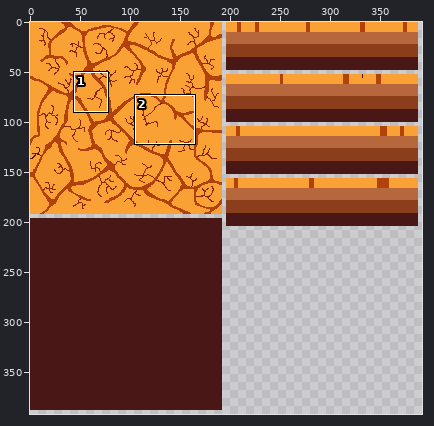
Sprite sheet, stored at Platform3.png. Above: a wide view before the commit, with the close-up outlined.
Close-up. Old version:
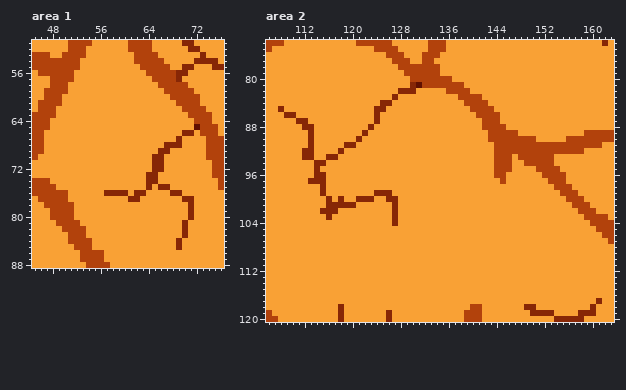
The file is 512x512 pixels. Shown: area 1: x 45..76, y 51..88; area 2: x 106..163, y 74..120. The wide view leaves out empty margins.
The result:
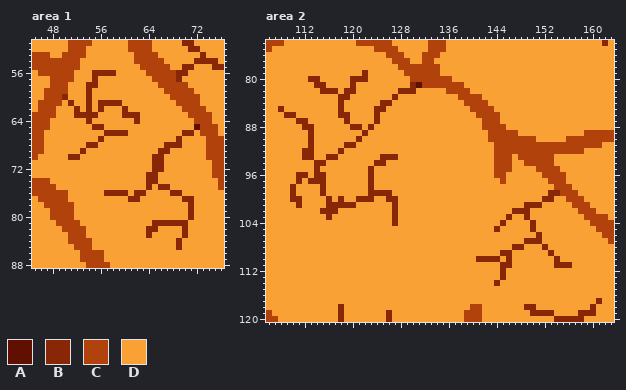
Palette (. is transparent): A #601001  B #872706  C #b2420c  D #f9a135
Change:
--- area 1
@@ x 48..64 @@
 55 CCCCCDDDDDDDDDDCC
-56 CCCCDDDDDDDDDDDDC
-57 CCCCDDDDDDDDDDDDD
-58 CCCDDDDDDDDDDDDDD
-59 CCCDDDDDDDDDDDDDD
-60 CCDDDDDDDDDDDDDDD
-61 CCDDDDDDDDDDDDDDD
-62 CDDDDDDDDDDDDDDDD
-63 CDDDDDDDDDDDDDDDD
-64 DDDDDDDDDDDDDDDDD
-65 DDDDDDDDDDDDDDDDD
-66 DDDDDDDDDDDDDDDDD
-67 DDDDDDDDDDDDDDDDD
-68 DDDDDDDDDDDDDDDDD
-69 DDDDDDDDDDDDDDDDD
-70 DDDDDDDDDDDDDDDDD
+56 CCCCDDDBBBBDDDDDC
+57 CCCCDDDBDDDDDDDDD
+58 CCCDDDBBDDDDDDDDD
+59 CCCDDDBDDDDDDDDDD
+60 CCBDDDBDDDDDDDDDD
+61 CCDBDDBDBBBBDDDDD
+62 CDDDBDBDBDDDBDDDD
+63 CDDDBBBBDDDDBBBDD
+64 DDDDDDBDDDDDDDBDD
+65 DDDDDDDBBDDDDDDDD
+66 DDDDDDDDDBBBBDDDD
+67 DDDDDDDDBDDDDDDDD
+68 DDDDDDBBDDDDDDDDD
+69 DDDDDBDDDDDDDDDDD
+70 DDDBBDDDDDDDDDDDD
 71 DDDDDDDDDDDDDDDDD
@@ x 62..71 @@
 80 DDDDDDDDDB
-81 DDDDDDDDBD
-82 DDDDDDDDBD
-83 DDDDDDDDBD
+81 DDDBBBBBBD
+82 DDBBDDDDBD
+83 DDBDDDDDBD
 84 DDDDDDDBDD
--- area 2
@@ x 111..124 @@
  78 DDDDDDDDDDDDDD
- 79 DDDDDDDDDDDDDD
- 80 DDDDDDDDDDDDDD
- 81 DDDDDDDDDDDDDD
- 82 DDDDDDDDDDDDDD
- 83 DDDDDDDDDDDDDD
- 84 DDDDDDDDDDDDDD
- 85 DDDDDDDDDDDDDB
- 86 DDDDDDDDDDDDDB
- 87 BBDDDDDDDDDDDB
- 88 DBBDDDDDDDDDBD
+ 79 DDDDDDDDDDDBDD
+ 80 DDBBDDDDDBBBDD
+ 81 DDDBBDDDDBDDDD
+ 82 DDDDBBBDBBDDDD
+ 83 DDDDDDDBBDDDDD
+ 84 DDDDDDDBDDDDDD
+ 85 DDDDDDDBDDDDDB
+ 86 DDDDDDDBBDDDDB
+ 87 BBDDDDDDBDDDDB
+ 88 DBBDDDDDDBBDBD
  89 DDBDDDDDDDDBDD
@@ x 106..163 @@
  92 DDDDDDBBDDDDBDDDDDDDDDDDDDDDDDDDDDDDDDCCCCCCCCCCCCCCCDDDDD
- 93 DDDDDDBBDDBBDDDDDDDDDDDDDDDDDDDDDDDDDDCCCDCCCCCCDDDDDDDDDD
- 94 DDDDDDDDBBDDDDDDDDDDDDDDDDDDDDDDDDDDDDCCCDDCCCCCDDDDDDDDDD
- 95 DDDDDDDDBDDDDDDDDDDDDDDDDDDDDDDDDDDDDDCCCDDDDCCCCDDDDDDDDD
- 96 DDDDDDDDBBDDDDDDDDDDDDDDDDDDDDDDDDDDDDCCDDDDDDCCCCDDDDDDDD
- 97 DDDDDDDBBBDDDDDDDDDDDDDDDDDDDDDDDDDDDDDCDDDDDDDCCCDDDDDDDD
- 98 DDDDDDDDDBDDDDDDDDDDDDDDDDDDDDDDDDDDDDDDDDDDDDDDCCCDDDDDDD
- 99 DDDDDDDDDBDDDDDDDDBBBDDDDDDDDDDDDDDDDDDDDDDDDDDDDCCCDDDDDD
-100 DDDDDDDDDDBDBDDBBBDDBBDDDDDDDDDDDDDDDDDDDDDDDDDDDDCCCDDDDD
-101 DDDDDDDDDDBBBBBDDDDDDBDDDDDDDDDDDDDDDDDDDDDDDDDDDDDCCCDDDD
-102 DDDDDDDDDBBBDDDDDDDDDBDDDDDDDDDDDDDDDDDDDDDDDDDDDDDDCCCDDD
-103 DDDDDDDDDDBDDDDDDDDDDBDDDDDDDDDDDDDDDDDDDDDDDDDDDDDDDCCCCD
-104 DDDDDDDDDDDDDDDDDDDDDBDDDDDDDDDDDDDDDDDDDDDDDDDDDDDDDDCCCC
-105 DDDDDDDDDDDDDDDDDDDDDDDDDDDDDDDDDDDDDDDDDDDDDDDDDDDDDDDCCC
-106 DDDDDDDDDDDDDDDDDDDDDDDDDDDDDDDDDDDDDDDDDDDDDDDDDDDDDDDDCC
-107 DDDDDDDDDDDDDDDDDDDDDDDDDDDDDDDDDDDDDDDDDDDDDDDDDDDDDDDDDC
-108 DDDDDDDDDDDDDDDDDDDDDDDDDDDDDDDDDDDDDDDDDDDDDDDDDDDDDDDDDD
-109 DDDDDDDDDDDDDDDDDDDDDDDDDDDDDDDDDDDDDDDDDDDDDDDDDDDDDDDDDD
-110 DDDDDDDDDDDDDDDDDDDDDDDDDDDDDDDDDDDDDDDDDDDDDDDDDDDDDDDDDD
-111 DDDDDDDDDDDDDDDDDDDDDDDDDDDDDDDDDDDDDDDDDDDDDDDDDDDDDDDDDD
-112 DDDDDDDDDDDDDDDDDDDDDDDDDDDDDDDDDDDDDDDDDDDDDDDDDDDDDDDDDD
-113 DDDDDDDDDDDDDDDDDDDDDDDDDDDDDDDDDDDDDDDDDDDDDDDDDDDDDDDDDD
-114 DDDDDDDDDDDDDDDDDDDDDDDDDDDDDDDDDDDDDDDDDDDDDDDDDDDDDDDDDD
+ 93 DDDDDDBBDDBBDDDDDDDBBBDDDDDDDDDDDDDDDDCCCDCCCCCCDDDDDDDDDD
+ 94 DDDDDDDDBBDDDDDDDDBBDDDDDDDDDDDDDDDDDDCCCDDCCCCCDDDDDDDDDD
+ 95 DDDDDDDDBDDDDDDDDBDDDDDDDDDDDDDDDDDDDDCCCDDDDCCCCDDDDDDDDD
+ 96 DDDDDBBDBBDDDDDDDBDDDDDDDDDDDDDDDDDDDDCCDDDDDDCCCCDDDDDDDD
+ 97 DDDDDBDBBBDDDDDDDBDDDDDDDDDDDDDDDDDDDDDCDDDDDDDCCCDDDDDDDD
+ 98 DDDDBDDDDBDDDDDDDBDDDDDDDDDDDDDDDDDDDDDDDDDDDDDDCCCDDDDDDD
+ 99 DDDDBDDDDBDDDDDDDBBBBDDDDDDDDDDDDDDDDDDDDDDDDDDBBCCCDDDDDD
+100 DDDDBBDDDDBDBDDBBBDDBBDDDDDDDDDDDDDDDDDDDDDDDDBBDDCCCDDDDD
+101 DDDDDBDDDDBBBBBDDDDDDBDDDDDDDDDDDDDDDDDDDDDBBBDDDDDCCCDDDD
+102 DDDDDDDDDBBBDDDDDDDDDBDDDDDDDDDDDDDDDDDDDBBBDDDDDDDDCCCDDD
+103 DDDDDDDDDDBDDDDDDDDDDBDDDDDDDDDDDDDDDDDDBDDBDDDDDDDDDCCCCD
+104 DDDDDDDDDDDDDDDDDDDDDBDDDDDDDDDDDDDDDDDBDDDDBDDDDDDDDDCCCC
+105 DDDDDDDDDDDDDDDDDDDDDDDDDDDDDDDDDDDDDDBDDDDDBDDDDDDDDDDCCC
+106 DDDDDDDDDDDDDDDDDDDDDDDDDDDDDDDDDDDDDDDDDDDDDBDDDDDDDDDDCC
+107 DDDDDDDDDDDDDDDDDDDDDDDDDDDDDDDDDDDDDDDDDDDBBBDDDDDDDDDDDC
+108 DDDDDDDDDDDDDDDDDDDDDDDDDDDDDDDDDDDDDDDDDBBDDDBDDDDDDDDDDD
+109 DDDDDDDDDDDDDDDDDDDDDDDDDDDDDDDDDDDDDDDBBDDDDDDBDDDDDDDDDD
+110 DDDDDDDDDDDDDDDDDDDDDDDDDDDDDDDDDDDBBBBDBDDDDDDDBDDDDDDDDD
+111 DDDDDDDDDDDDDDDDDDDDDDDDDDDDDDDDDDDDDDDBBDDDDDDDBBBDDDDDDD
+112 DDDDDDDDDDDDDDDDDDDDDDDDDDDDDDDDDDDDDDDBDDDDDDDDDDDDDDDDDD
+113 DDDDDDDDDDDDDDDDDDDDDDDDDDDDDDDDDDDDDDDBDDDDDDDDDDDDDDDDDD
+114 DDDDDDDDDDDDDDDDDDDDDDDDDDDDDDDDDDDDDDBDDDDDDDDDDDDDDDDDDD
 115 DDDDDDDDDDDDDDDDDDDDDDDDDDDDDDDDDDDDDDDDDDDDDDDDDDDDDDDDDD
